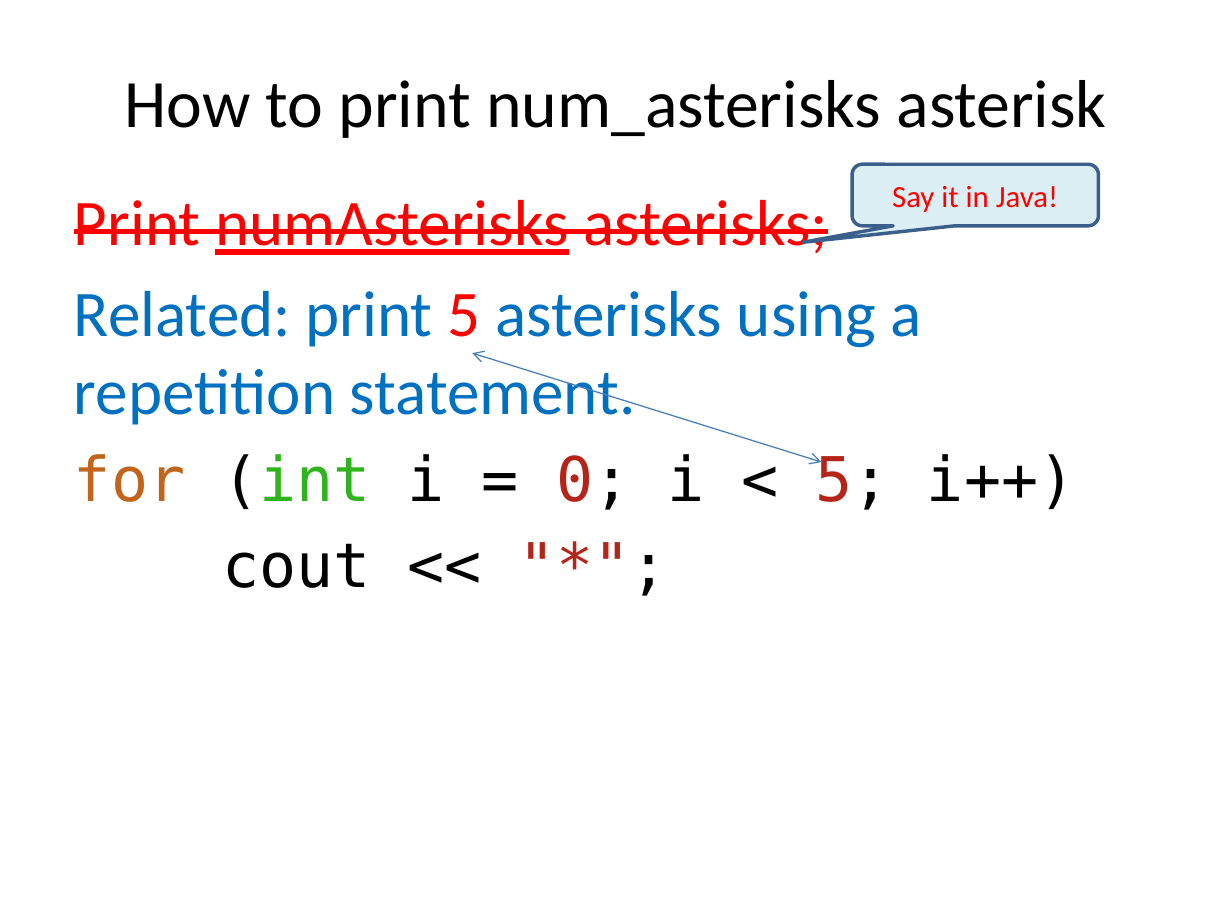
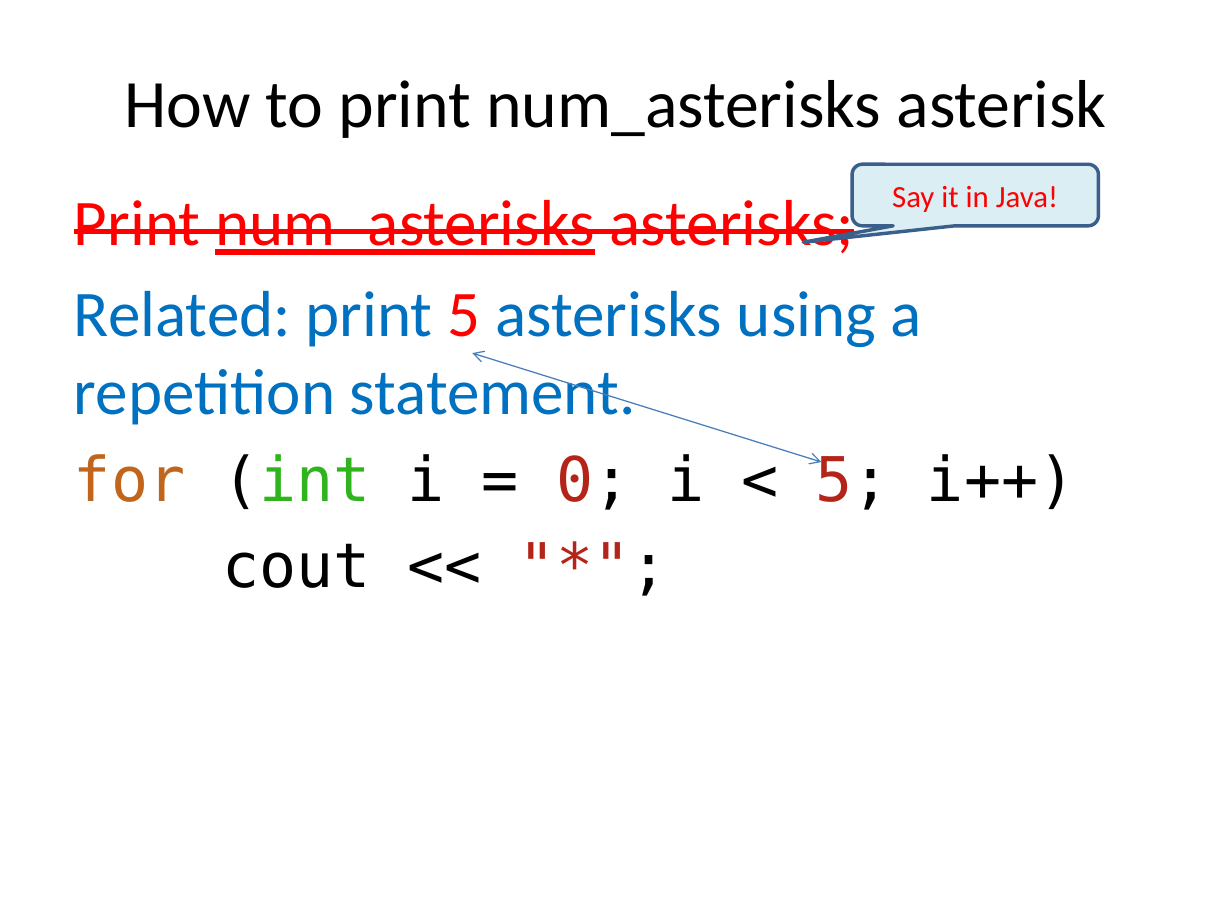
Before and after one commit to tong-yee/tong-yee.github.io, a slide deck: slide 13 of 135/slides/ch04/asterisk_pattern.pptx (slide 14 before the commit). Drawn at 1232x924 pixels with LibreOffice and Linux fonts; fonts in the diff are those of the drawing. Boxes give left, top, right and bottom in pixels: in the first picture for what was removed or moved away, otherwise in the second. Text is boxed around its words. In the diff, an @@ line names an element or a change of style, - is before the commit and + after.

```diff
--- a/135/slides/ch04/asterisk_pattern.pptx
+++ b/135/slides/ch04/asterisk_pattern.pptx
@@ text at <box>74,191,854,255</box>: text changed @@
-Print numAsterisks asterisks;
+Print num_asterisks asterisks;
```
Also in this commit, not shown: 11 other slides changed, 6 slides added, 2 slides removed, 24 other files.
